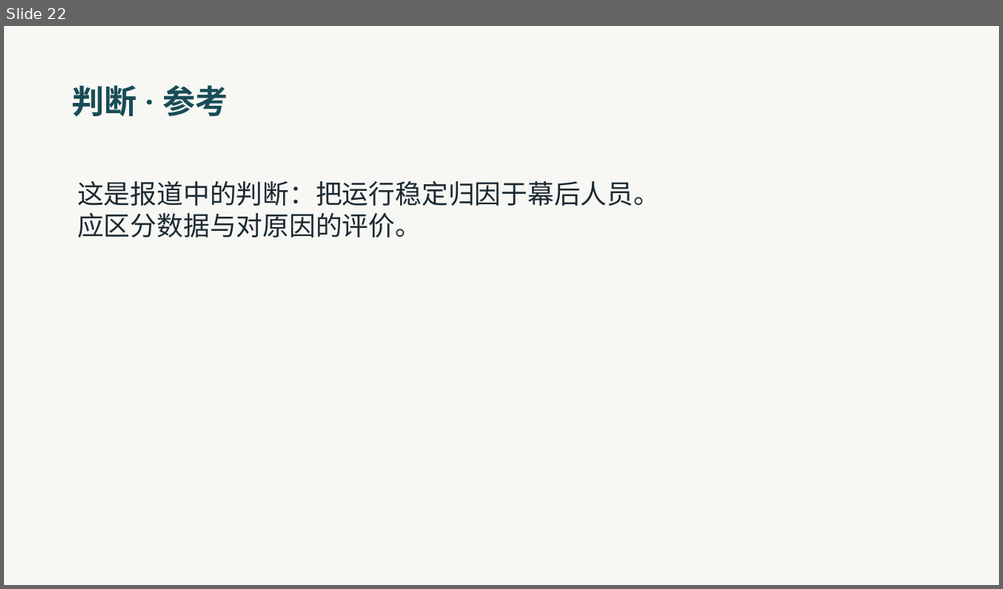
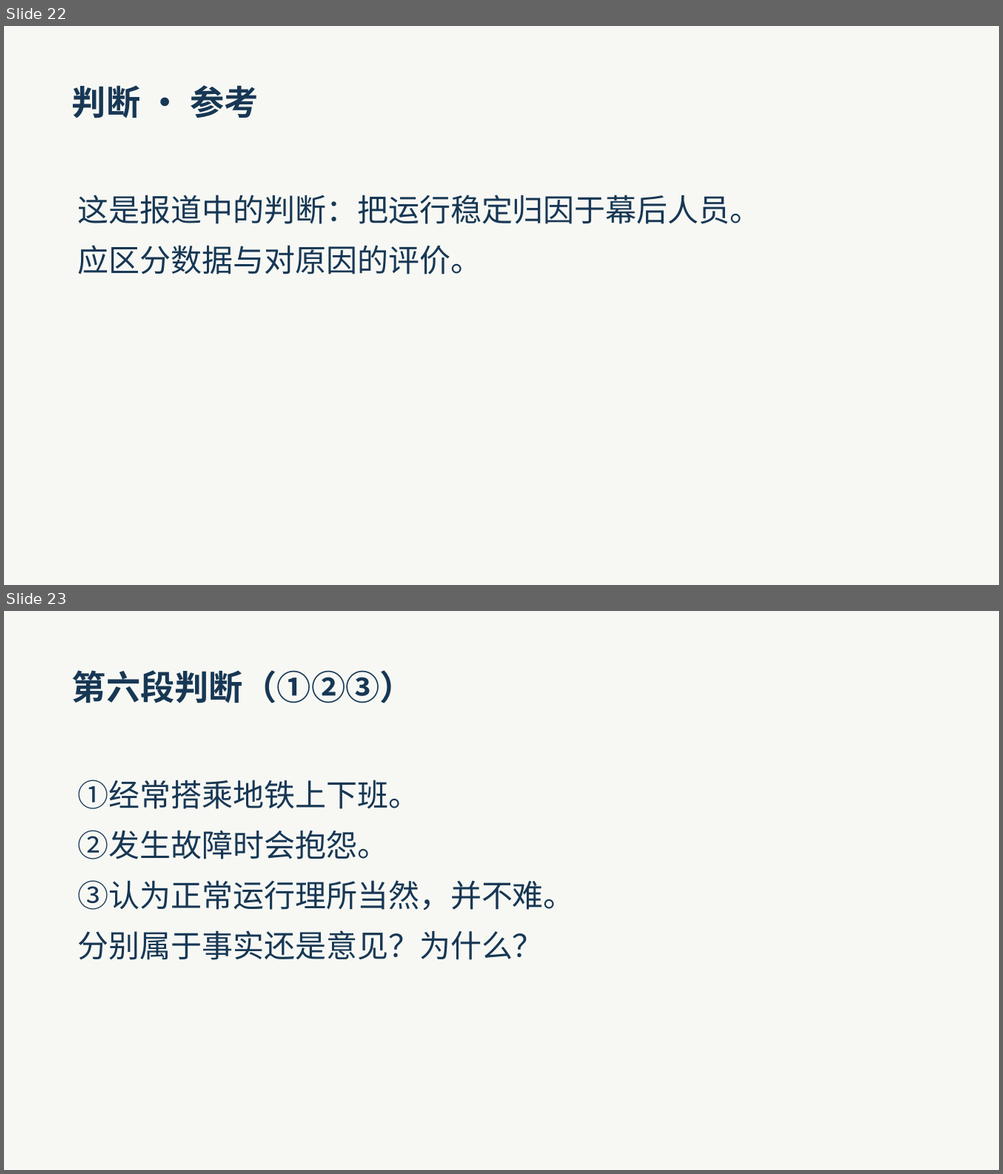
Before and after one commit to lf9675/huawentong-home, a slide deck: du/textbook/1hcl/unit6/shicheng-xuexi/teacher-slides.pptx. Shown one above the other, each under a label of ours: slide 22 before the commit, slides 22 and 23 after it. The pictures are 1003x589 and 1003x1174 pixels, drawn with LibreOffice and Linux fonts; fonts in the diff are those of the drawing. Boxes give left, top, right and bottom in pixels: in the first picture for what was removed or moved away, otherwise in the second. Text is boxed around its words. In the diff, an @@ line names an element or a change of style, - is before the commit and + after.

```diff
--- a/du/textbook/1hcl/unit6/shicheng-xuexi/teacher-slides.pptx
+++ b/du/textbook/1hcl/unit6/shicheng-xuexi/teacher-slides.pptx
@@ slide 23 added at bbox=[4, 611, 999, 1170], background #F7F8F4 @@
@@ text added at bbox=[72, 670, 414, 703], 33 pt, text #173754, bold @@
+第六段判断（①②③）
@@ text added at bbox=[77, 780, 575, 960], 30 pt, text #173754 @@
+①经常搭乘地铁上下班。
+②发生故障时会抱怨。
+③认为正常运行理所当然，并不难。
+分别属于事实还是意见？为什么？
@@ slide 22 changed as well @@
@@ text "判断 · 参考" at bbox=[72, 85, 258, 118]: size 31.5 to 33 pt, font Roboto to Noto Sans CJK SC, text colour #184C56 to #173754 @@
@@ text "这是报道中的判断：把运行稳定归因于幕后人员。" at bbox=[77, 195, 761, 275]: size 25.5 to 30 pt, text colour #1B2931 to #173754; line spacing 1 to 1.35 @@
```
Also in this commit, not shown: 26 other slides changed, 5 other slides added, 1 slide removed, 16 other files.
